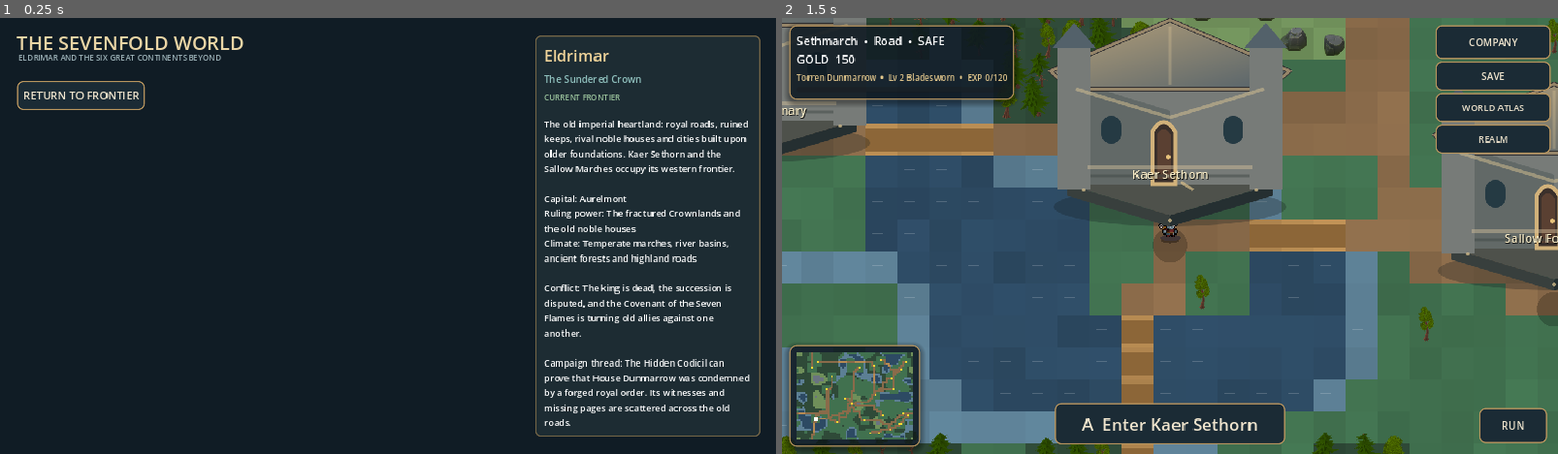
Above: before the commit, frames 1-2 (left to right).
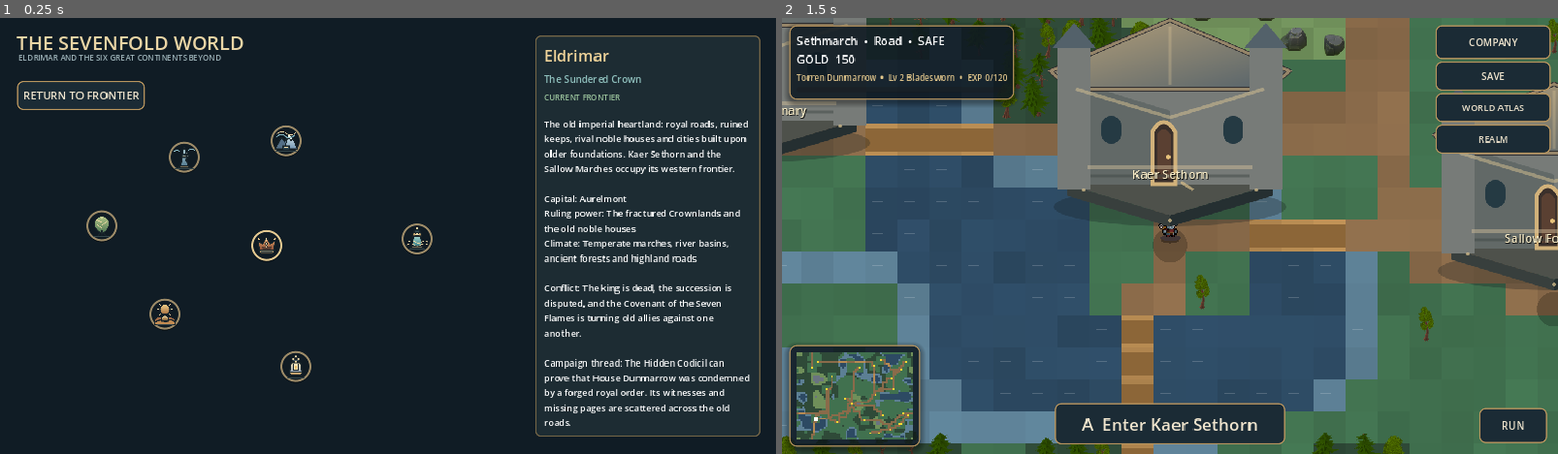
Above: after the commit, the same moments.

Repository: ninjun42215-gif/KindleWake
Game: Godot game, scene res://GlobalAtlas.tscn
Same seed, same stepped clock (60 frames per second), same inputs: the game is played once before the commit and once after it. This scene is started directly instead of the project's main scene.
Inputs (mouse positions are in pixels of both pictures, inside the frame that each line leads up to):
- Up to frame 1 (0.25 s): no input
- Up to frame 2 (1.5 s): tap Enter at 0.5 s; move the mouse to (1340, 214) at 0.52 s; hold Right (ui_right) 0.53-1.25 s; tap E at 0.6 s; click (1340, 214) at 0.67 s; click "RETURN TO FRONTIER" at 1.25 s

The runs differ from the first frame. In frame 1, 0.8% of the frame differs, in the area x 11-56%, y 24-84%; in frame 2, nothing differs.

Commit message:
ui: mount heraldry overlay in global atlas scene

Diff:
--- a/Kindlewake/GlobalAtlas.tscn
+++ b/Kindlewake/GlobalAtlas.tscn
@@ -1,6 +1,7 @@
-[gd_scene load_steps=2 format=3]
+[gd_scene load_steps=3 format=3]
 
 [ext_resource type="Script" path="res://scripts/ui/global_atlas.gd" id="1"]
+[ext_resource type="Script" path="res://scripts/ui/continent_heraldry_layer.gd" id="2"]
 
 [node name="GlobalAtlas" type="Control"]
 layout_mode = 3
@@ -10,3 +11,14 @@
 grow_horizontal = 2
 grow_vertical = 2
 script = ExtResource("1")
+
+[node name="ContinentHeraldryLayer" type="Control" parent="."]
+layout_mode = 3
+anchors_preset = 15
+anchor_right = 1.0
+anchor_bottom = 1.0
+grow_horizontal = 2
+grow_vertical = 2
+mouse_filter = 2
+z_index = 1
+script = ExtResource("2")
